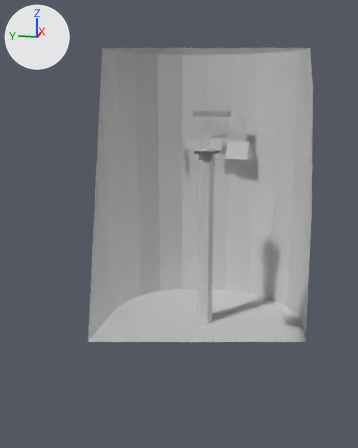
A saved change to the Blender file models/map.blend.
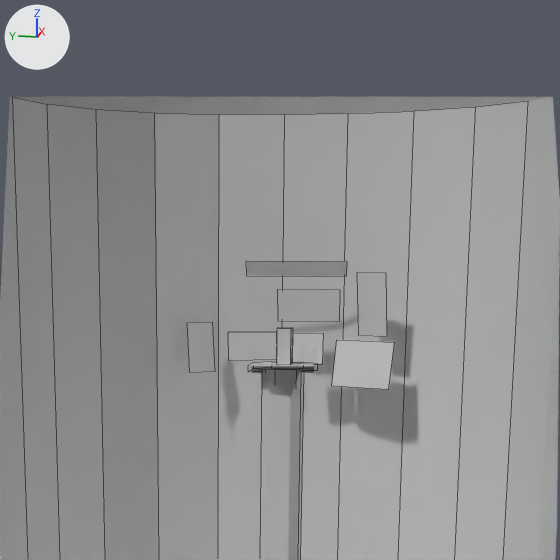
Each version appears first whole from a 50 mm lens placed at (-73.4, -10.4, 6.9), pointed at (-7.4, 2.8, -9.6), and next in a close-up on the part from 27% to 87% of the width and 2% to 50% of the height. Every picture has the same lights, and +X, +Y and +Z are marked at upper left. The older version's two pictures come first. The close-ups show mesh edges as thin lines. Everything nearer to the camera than a plane just in front of the edit is cut away.

Script lines for the objects in view, before the commit:
```python
ob_16x9_screen = bpy.data.objects.new('16x9_screen', me_plane_005)
ob_16x9_screen.location = (10.75, 3.61, 0.12)
ob_16x9_screen.rotation_euler = (1.571, 0.132, 0.335)  # degrees (90, 7.6, 19)
ob_16x9_screen.scale = (1.0, 0.9, 1.6)
ob_1x1_screen = bpy.data.objects.new('1x1_screen', me_plane_001)
ob_1x1_screen.location = (10.75, 0.0, 0.0)
ob_1x1_screen.rotation_euler = (1.571, 0.151, 0.0)  # degrees (90, 8.7, 0)
ob_1x2_screen = bpy.data.objects.new('1x2_screen', me_plane_004)
ob_1x2_screen.location = (10.82, -4.04, 2.83)
ob_1x2_screen.rotation_euler = (1.571, -0.112, -0.37)  # degrees (90, -6.4, -21)
ob_1x2_screen.scale = (1.0, 2.0, 1.0)
ob_2x1_screen = bpy.data.objects.new('2x1_screen', me_plane_002)
ob_2x1_screen.location = (10.82, -0.01, 2.74)
ob_2x1_screen.rotation_euler = (1.571, -0.11, -0.000669)  # degrees (90, -6.3, -0)
ob_2x1_screen.scale = (1.0, 1.0, 2.0)
ob_32x5_screen = bpy.data.objects.new('32x5_screen', me_plane_008)
ob_32x5_screen.location = (10.88, 0.83, 5.03)
ob_32x5_screen.rotation_euler = (1.571, -0.317, 0.0792)  # degrees (90, -18, 4.5)
ob_32x5_screen.scale = (1.0, 0.5, 3.2)
ob_4x3_screen = bpy.data.objects.new('4x3_screen', me_plane_007)
ob_4x3_screen.location = (10.72, -3.55, -0.94)
ob_4x3_screen.rotation_euler = (1.571, 0.227, -0.331)  # degrees (90, 13, -19)
ob_4x3_screen.scale = (1.0, 1.5, 2.0)
ob_9x16_screen = bpy.data.objects.new('9x16_screen', me_plane_006)
ob_9x16_screen.location = (10.75, 7.02, -0.01)
ob_9x16_screen.rotation_euler = (1.571, 0.127, 0.596)  # degrees (90, 7.3, 34)
ob_9x16_screen.scale = (1.0, 1.6, 0.9)
ob_playerheightreference_noimp = bpy.data.objects.new('PlayerHeightReference-noimp', me_cube)
ob_playerheightreference_noimp.location = (0.0, 0.0, 1.0)
ob_playerheightreference_noimp.scale = (0.393, 0.393, 1.0)
# also in view: 'Island' at (-0.6, 0.0, -13.9); 'Plane' at (-6.0, 0.0, -6.2)
```
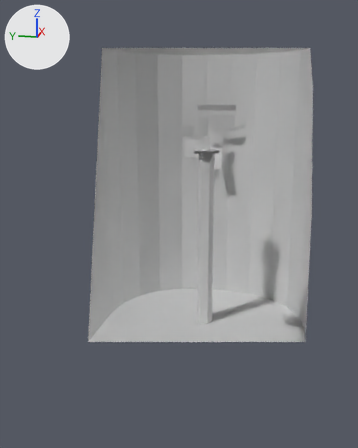
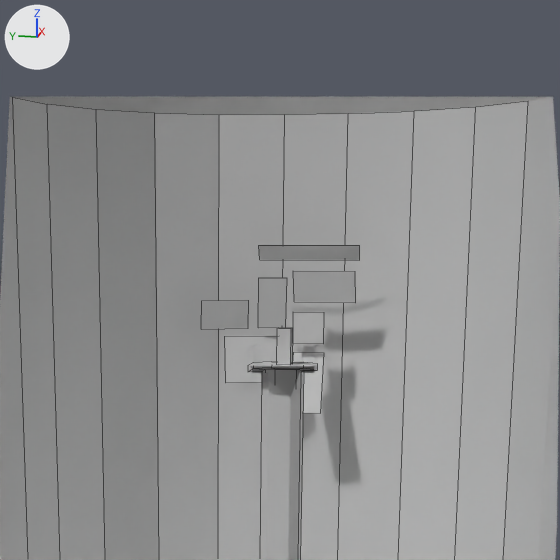
Pixel boxes [x1, y1, x2, y2] of what changed, in the close-ups (560 x 560 px):
'4x3_screen', moved, turned
    before: [332, 340, 394, 389]
    after: [225, 336, 277, 383]
'2x1_screen', moved, turned
    before: [278, 289, 340, 321]
    after: [293, 271, 356, 303]
'32x5_screen', moved, turned
    before: [246, 261, 347, 276]
    after: [259, 245, 360, 260]
'1x2_screen', moved, turned
    before: [357, 272, 387, 336]
    after: [293, 352, 324, 413]
'9x16_screen', moved, turned
    before: [187, 322, 215, 372]
    after: [258, 278, 287, 328]
'16x9_screen', moved, turned
    before: [228, 332, 277, 360]
    after: [201, 300, 249, 329]
'1x1_screen', moved, turned
    before: [292, 333, 324, 364]
    after: [293, 312, 324, 344]

What changed in the scene script:
```text
Change ob_1x1_screen:
    ob_1x1_screen.location: (10.75, 0.0, 0.0) -> (10.78, 0.0, 1.31)
    ob_1x1_screen.rotation_euler: (1.571, 0.151, 0.0) -> (1.571, 0.026, -0.00013)  # degrees (90, 8.7, 0) -> degrees (90, 1.5, -0)
Change ob_2x1_screen:
    ob_2x1_screen.location: (10.82, -0.01, 2.74) -> (10.85, -0.97, 3.91)
    ob_2x1_screen.rotation_euler: (1.571, -0.11, -0.000669) -> (1.571, -0.218, -0.0928)  # degrees (90, -6.3, -0) -> degrees (90, -12, -5.3)
Change ob_1x2_screen:
    ob_1x2_screen.location: (10.82, -4.04, 2.83) -> (10.69, 0.01, -2.2)
    ob_1x2_screen.rotation_euler: (1.571, -0.112, -0.37) -> (1.571, 0.352, 0.00127)  # degrees (90, -6.4, -21) -> degrees (90, 20, 0.1)
Change ob_16x9_screen:
    ob_16x9_screen.location: (10.75, 3.61, 0.12) -> (10.8, 5.45, 2.09)
    ob_16x9_screen.rotation_euler: (1.571, 0.132, 0.335) -> (1.571, -0.0436, 0.482)  # degrees (90, 7.6, 19) -> degrees (90, -2.5, 28)
Change ob_9x16_screen:
    ob_9x16_screen.location: (10.75, 7.02, -0.01) -> (10.82, 2.35, 2.88)
    ob_9x16_screen.rotation_euler: (1.571, 0.127, 0.596) -> (1.571, -0.121, 0.222)  # degrees (90, 7.3, 34) -> degrees (90, -6.9, 13)
Change ob_4x3_screen:
    ob_4x3_screen.location: (10.72, -3.55, -0.94) -> (10.73, 3.4, -0.74)
    ob_4x3_screen.rotation_euler: (1.571, 0.227, -0.331) -> (1.571, 0.21, 0.318)  # degrees (90, 13, -19) -> degrees (90, 12, 18)
Change ob_32x5_screen:
    ob_32x5_screen.location: (10.88, 0.83, 5.03) -> (10.91, 0.05, 6.01)
    ob_32x5_screen.rotation_euler: (1.571, -0.317, 0.0792) -> (1.571, -0.399, 0.00507)  # degrees (90, -18, 4.5) -> degrees (90, -23, 0.3)
```
